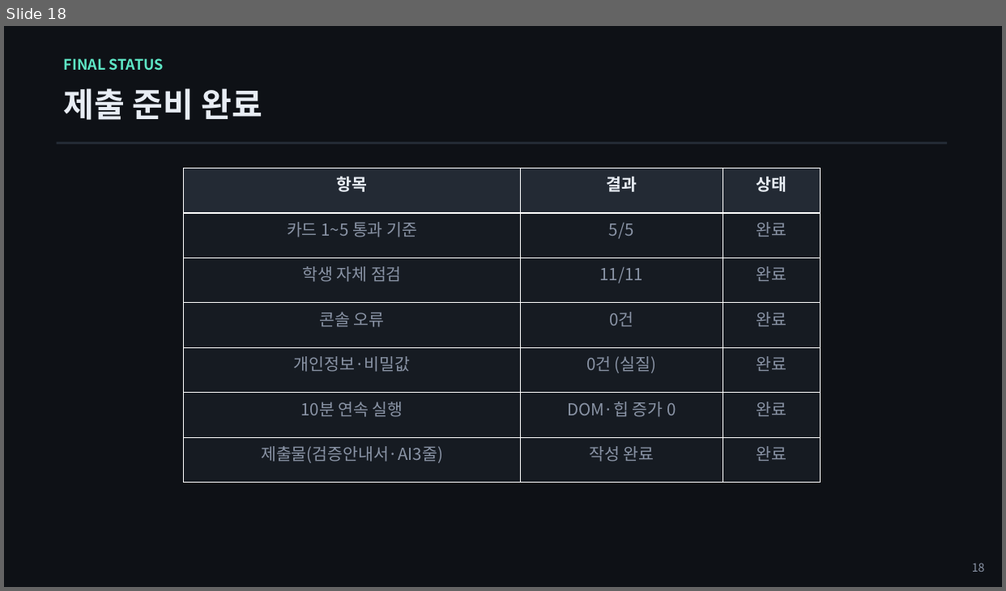
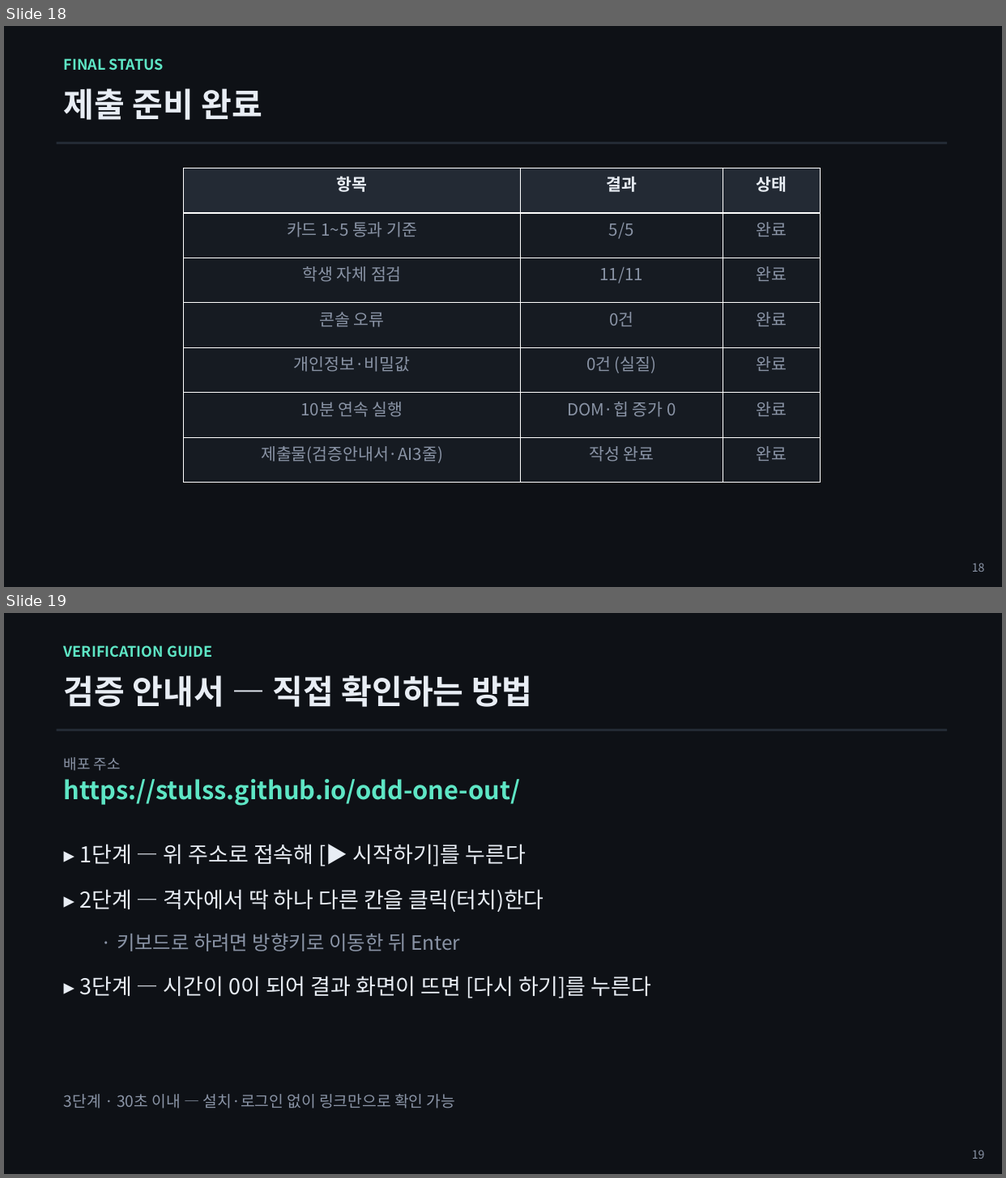
Before and after one commit to stulss/odd-one-out, a slide deck: 발표자료.pptx. Shown one above the other, each under a label of ours: slide 18 before the commit, slides 18 and 19 after it. The pictures are 1006x591 and 1006x1178 pixels, drawn with LibreOffice and Linux fonts; fonts in the diff are those of the drawing. Boxes give left, top, right and bottom in pixels: in the first picture for what was removed or moved away, otherwise in the second. Text is boxed around its words. In the diff, an @@ line names an element or a change of style, - is before the commit and + after.

```diff
--- a/발표자료.pptx
+++ b/발표자료.pptx
@@ slide 19 added at (4,613,1002,1174), background #FFFFFF @@
@@ rectangle added at (4,613,1002,1174), fill #0E1116 @@
@@ text added at (64,645,212,658), 14 pt, text #5EE6C5, bold @@
+VERIFICATION GUIDE
@@ text added at (64,675,533,707), 32 pt, text #E8EDF4, bold @@
+검증 안내서 — 직접 확인하는 방법
@@ rectangle added at (57,729,948,731), fill #232A34 @@
@@ text added at (64,757,520,806), 24 pt, text #5EE6C5, bold @@
+배포 주소
+https://stulss.github.io/odd-one-out/
@@ text added at (117,844,651,999), 21 pt, text #E8EDF4 @@
+▸ 1단계 — 위 주소로 접속해 [▶ 시작하기]를 누른다
+▸ 2단계 — 격자에서 딱 하나 다른 칸을 클릭(터치)한다
+  · 키보드로 하려면 방향키로 이동한 뒤 Enter
+▸ 3단계 — 시간이 0이 되어 결과 화면이 뜨면 [다시 하기]를 누른다
@@ text added at (64,1094,455,1109), 15 pt, text #8A94A6 @@
+3단계 · 30초 이내 — 설치·로그인 없이 링크만으로 확인 가능
@@ text added at (972,1150,985,1159), 11 pt, text #8A94A6 @@
+19
```
Also in this commit, not shown: 3 slides changed, 3 other slides added, 2 other files.
